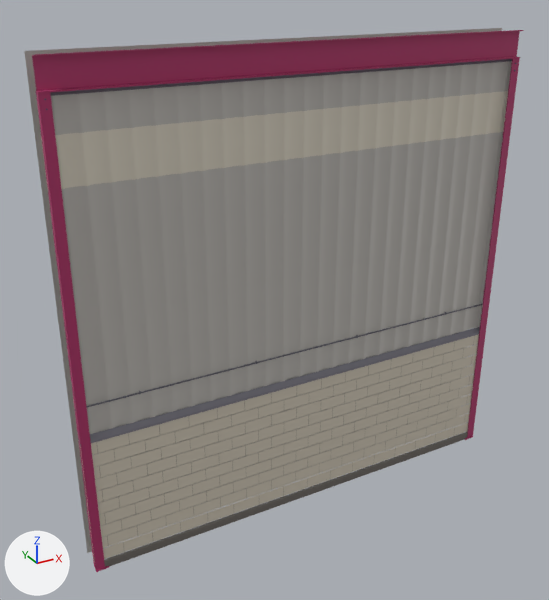
One commit to the glTF model assets/models/props/hall_wall.glb: the scene before it, then after it.
Camera for both pictures: a camera (50 mm lens) standing at (-6.06, -9.98, 8.97) and looking at (-0.47, 0.2, 3.88). The lights are fixed; the arrows at lower left show +X, +Y and +Z. The picture after the commit comes second. Vertices at exactly the same position are counted once.

Script lines for the objects in view, before the commit:
```python
me_hallwall = bpy.data.meshes.new('HallWall')
me_hallwall.from_pydata(...)  # 1866 vertices, 1568 faces; spans x -4.0..4.0, y -0.25..0.25, z 0.0..8.0
me_hallwall.materials.append(mat_prop)
ob_hallwall = bpy.data.objects.new('HallWall', me_hallwall)
ob_hallwall.location = (0.0, 0.0, 0.0)
```
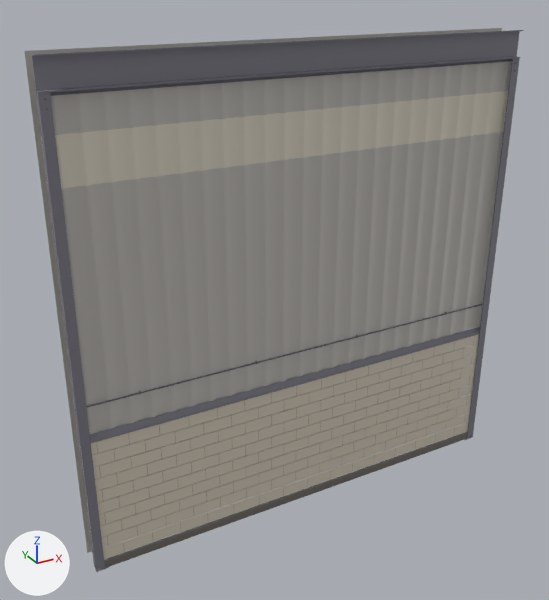
Changed parts and their boxes [x1, y1, x2, y2] in the pictures (549 x 600 px):
part 1 of me_hallwall, recoloured
    both: [32, 30, 523, 572]

The change, as a diff of the scene's bpy script:
```diff
--- a/assets/models/props/hall_wall.glb.py
+++ b/assets/models/props/hall_wall.glb.py
@@ me_hallwall @@
 me_hallwall.from_pydata(...)  # 1866 vertices, 1568 faces; spans x -4.0..4.0, y -0.25..0.25, z 0.0..8.0
 # used by ob_hallwall; location = (0.0, 0.0, 0.0)
+# me_hallwall part 1: 42 faces centred in x -3.99..3.99, y -0.25..-0.14, z 0.01..7.99 are repainted in the vertex colours; the middle colour goes from pink #c23874 to grey #8c8a96
 me_hallwall.materials.append(mat_prop)
```
